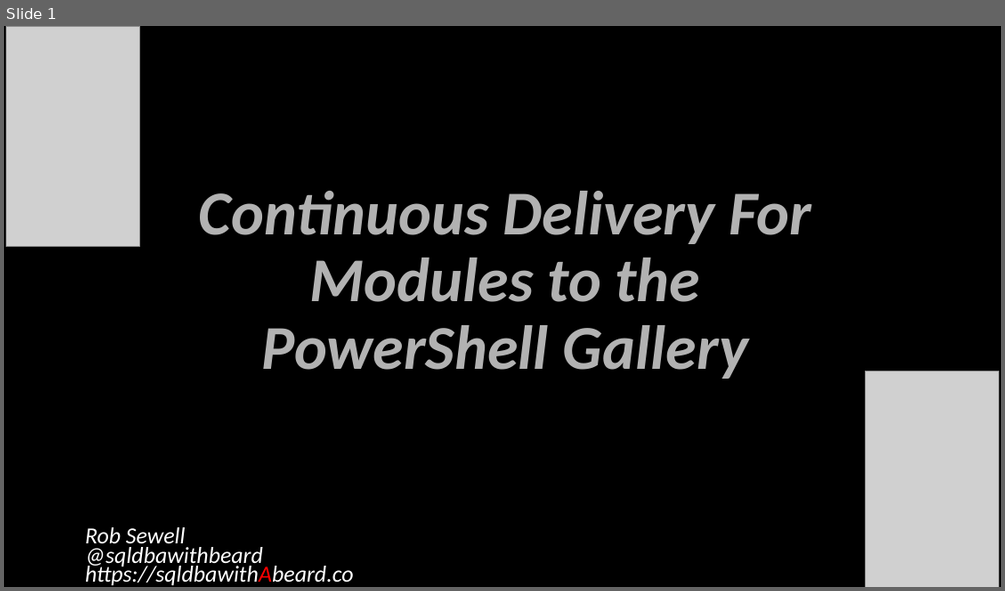
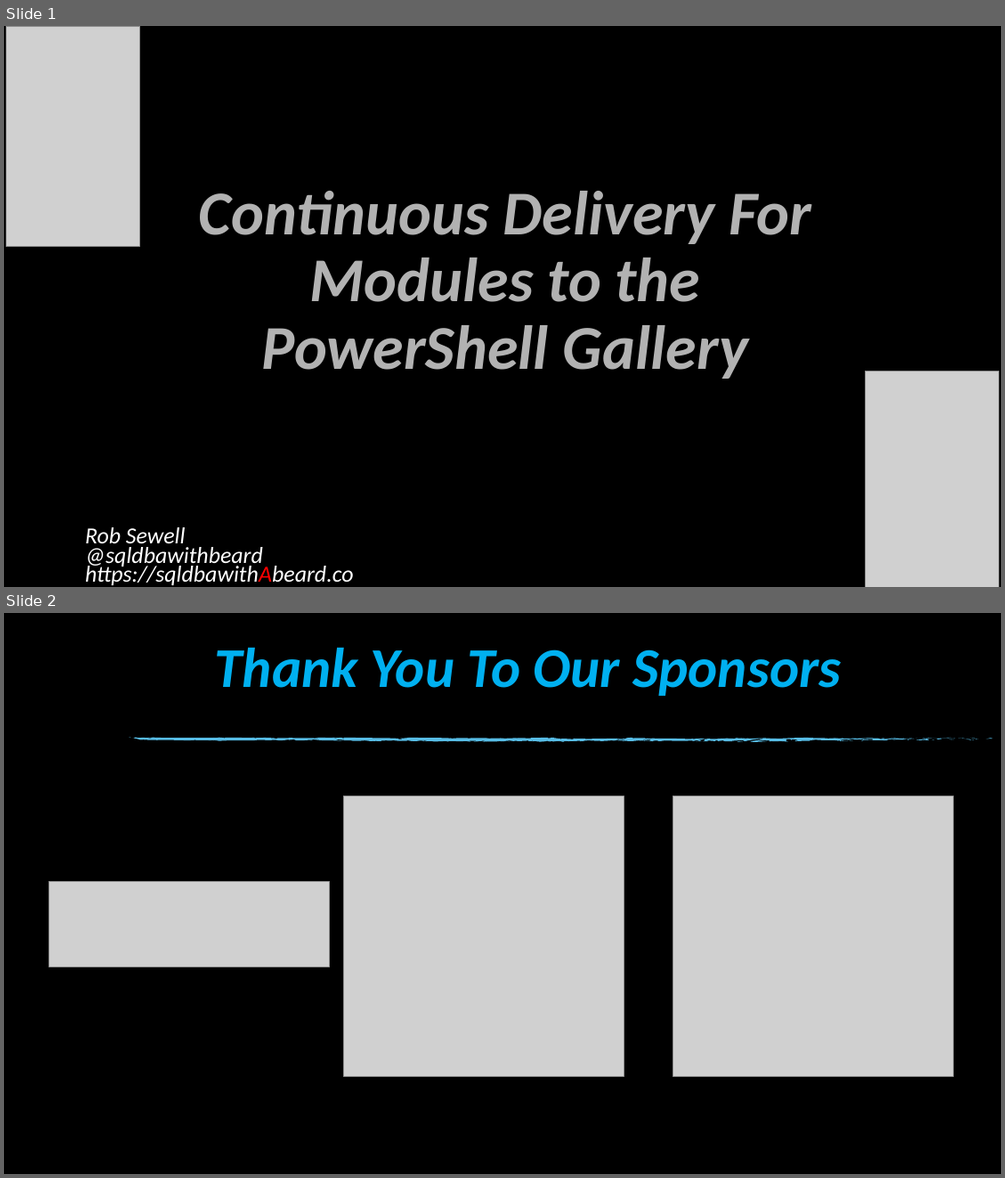
Before and after one commit to SQLDBAWithABeard/Presentations, a slide deck: PSDayUK 2017 - Continuous Delivery to PowerShell Gallery/Continuous Delivery For Modules To PowerShell Gallery.pptx. Shown one above the other, each under a label of ours: slide 1 before the commit, slides 1 and 2 after it. The pictures are 1005x591 and 1005x1178 pixels, drawn with LibreOffice and Linux fonts; fonts in the diff are those of the drawing; grey boxes stand for pictures; background and template pictures are left out. Boxes give left, top, right and bottom in pixels: in the first picture for what was removed or moved away, otherwise in the second. Text is boxed around its words. In the diff, an @@ line names an element or a change of style, - is before the commit and + after.

```diff
--- a/PSDayUK 2017 - Continuous Delivery to PowerShell Gallery/Continuous Delivery For Modules To PowerShell Gallery.pptx
+++ b/PSDayUK 2017 - Continuous Delivery to PowerShell Gallery/Continuous Delivery For Modules To PowerShell Gallery.pptx
@@ slide 2 added at <box>4,613,1001,1174</box>, background picture (left out) @@
@@ title added at <box>215,647,841,696</box>, 54 pt, text #00B0F0, bold, italic @@
+Thank You To Our Sponsors
@@ group added at <box>128,737,993,742</box>: 74 freeform shapes @@
@@ picture added at <box>343,796,624,1077</box> @@
@@ picture added at <box>673,796,953,1076</box> @@
@@ picture added at <box>48,882,329,966</box> @@
```
Also in this commit, not shown: 2 slides changed.
